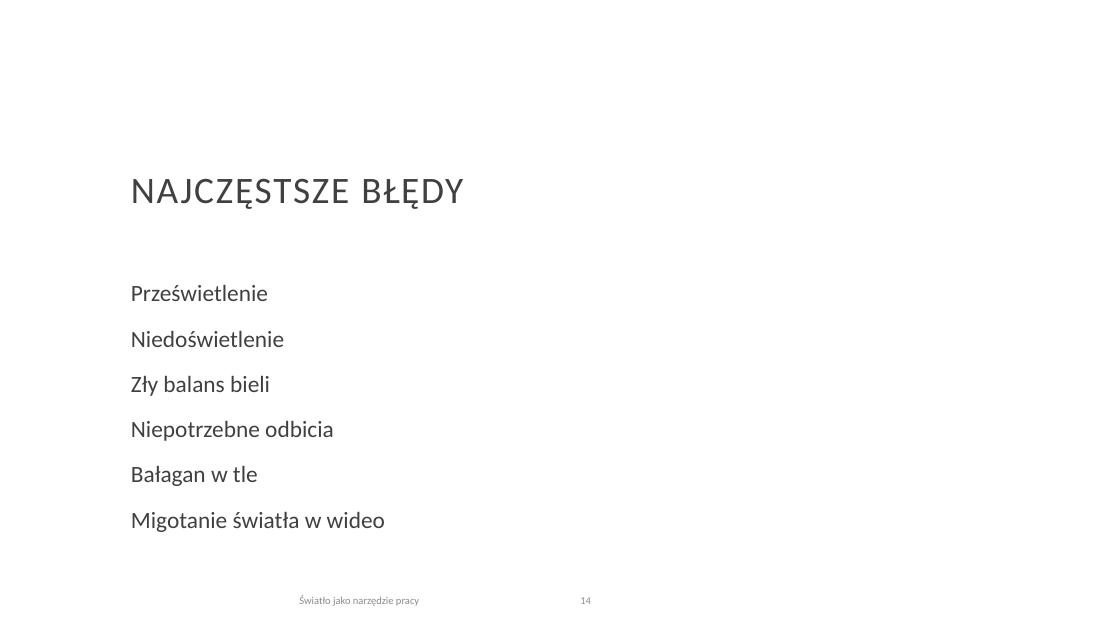
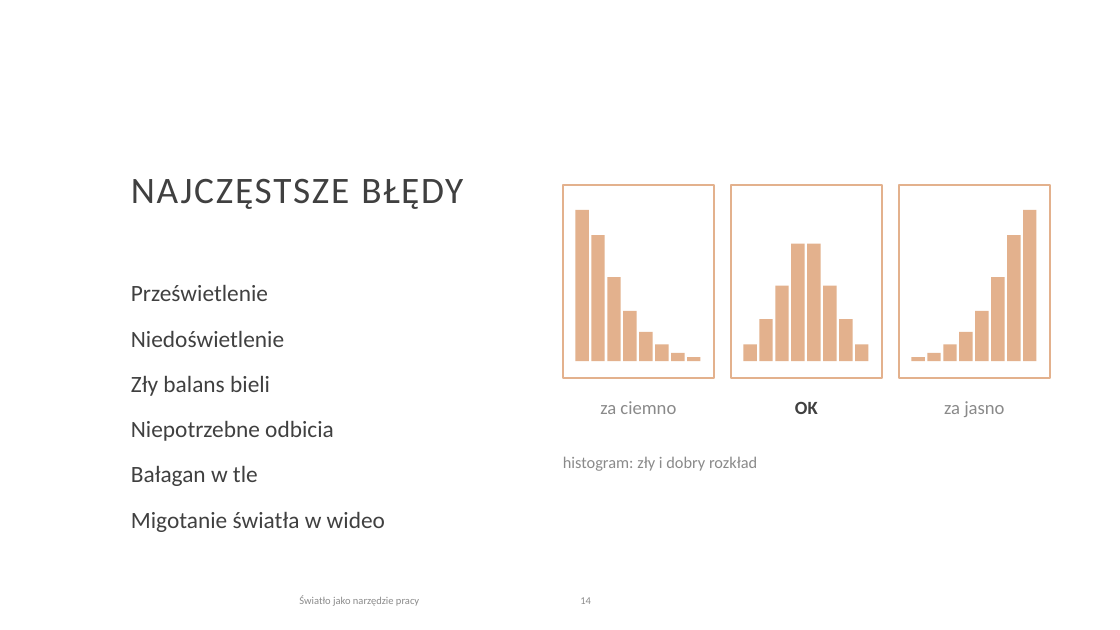
Before and after one commit to kontakt334/4eyes, a slide deck: slide 14 of projekty/warsztaty-beauty-product/swiatlo-jako-narzedzie-pracy-v2.pptx. Drawn at 1120x630 pixels with LibreOffice and Linux fonts; fonts in the diff are those of the drawing; background and template pictures are left out. Boxes give left, top, right and bottom in pixels: in the first picture for what was removed or moved away, otherwise in the second. Text is boxed around its words. In the diff, an @@ line names an element or a change of style, - is before the commit and + after.

```diff
--- a/projekty/warsztaty-beauty-product/swiatlo-jako-narzedzie-pracy-v2.pptx
+++ b/projekty/warsztaty-beauty-product/swiatlo-jako-narzedzie-pracy-v2.pptx
@@ rectangle added at [563, 185, 714, 378], outline #E3B18D 1.5 pt @@
@@ rectangle added at [731, 185, 882, 378], outline #E3B18D 1.5 pt @@
@@ rectangle added at [899, 185, 1050, 378], outline #E3B18D 1.5 pt @@
@@ rectangle added at [576, 210, 589, 361], fill #E3B18D @@
@@ rectangle added at [592, 235, 605, 361], fill #E3B18D @@
@@ rectangle added at [1007, 235, 1021, 361], fill #E3B18D @@
@@ rectangle added at [1023, 210, 1037, 361], fill #E3B18D @@
@@ rectangle added at [791, 244, 805, 361], fill #E3B18D @@
@@ rectangle added at [807, 244, 821, 361], fill #E3B18D @@
@@ rectangle added at [607, 277, 621, 361], fill #E3B18D @@
@@ rectangle added at [776, 286, 789, 361], fill #E3B18D @@
@@ rectangle added at [823, 286, 837, 361], fill #E3B18D @@
@@ rectangle added at [991, 277, 1005, 361], fill #E3B18D @@
@@ rectangle added at [623, 311, 637, 361], fill #E3B18D @@
@@ rectangle added at [760, 319, 773, 361], fill #E3B18D @@
@@ rectangle added at [839, 319, 853, 361], fill #E3B18D @@
@@ rectangle added at [975, 311, 989, 361], fill #E3B18D @@
@@ rectangle added at [639, 332, 653, 361], fill #E3B18D @@
@@ rectangle added at [655, 344, 669, 361], fill #E3B18D @@
@@ rectangle added at [671, 353, 685, 361], fill #E3B18D @@
@@ rectangle added at [687, 357, 701, 361], fill #E3B18D @@
@@ rectangle added at [744, 344, 757, 361], fill #E3B18D @@
@@ rectangle added at [855, 344, 869, 361], fill #E3B18D @@
@@ rectangle added at [912, 357, 925, 361], fill #E3B18D @@
@@ rectangle added at [928, 353, 941, 361], fill #E3B18D @@
@@ rectangle added at [944, 344, 957, 361], fill #E3B18D @@
@@ rectangle added at [960, 332, 973, 361], fill #E3B18D @@
@@ text added at [600, 401, 676, 414], 16 pt, text #8A8A8A @@
+za ciemno
@@ text added at [795, 402, 818, 414], 16 pt, text #404040, bold @@
+OK
@@ text added at [944, 401, 1004, 417], 16 pt, text #8A8A8A @@
+za jasno
@@ text added at [563, 456, 757, 471], 14 pt, text #8A8A8A @@
+histogram: zły i dobry rozkład
```
Also in this commit, not shown: 9 other slides changed, 1 slide removed, 2 other files.
